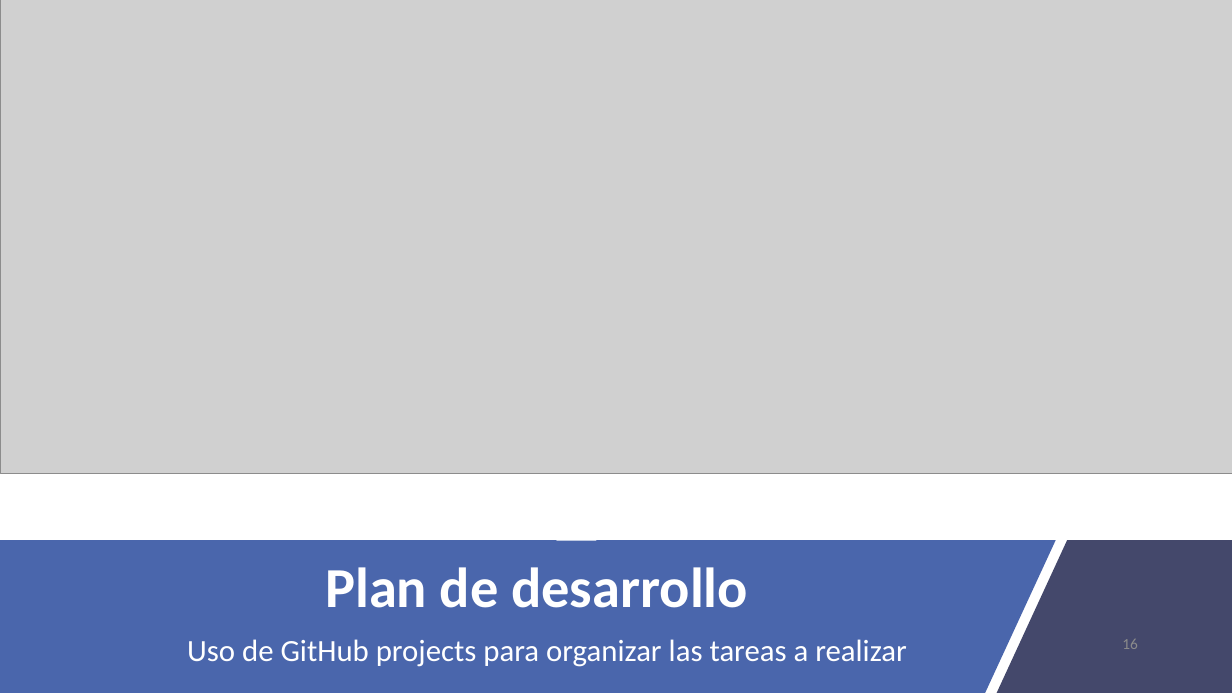
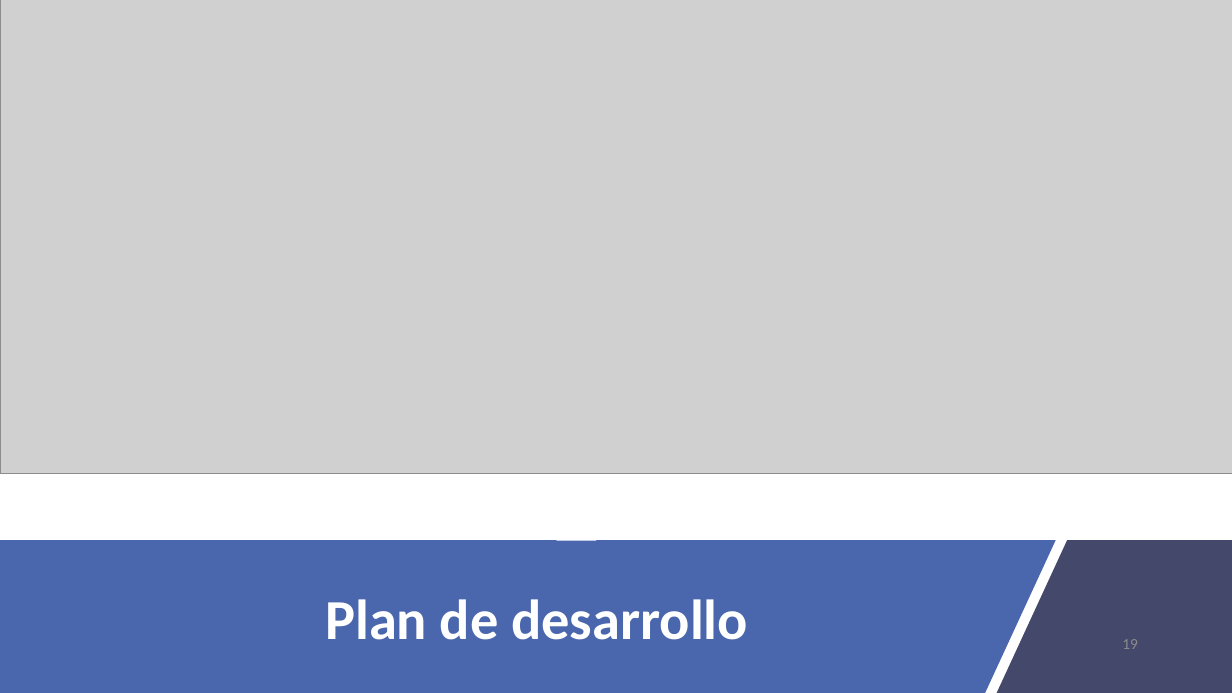
Before and after one commit to VictorIranzo/TFG_Microservices, a slide deck: slide 19 of Trabajo/Presentación/Desarrollo de software basado en microservicios.pptx (slide 16 before the commit). Drawn at 1232x693 pixels with LibreOffice and Linux fonts; fonts in the diff are those of the drawing; grey boxes stand for pictures. Boxes give left, top, right and bottom in pixels: in the first picture for what was removed or moved away, otherwise in the second. Text is boxed around its words. In the diff, an @@ line names an element or a change of style, - is before the commit and + after.

```diff
--- a/Trabajo/Presentación/Desarrollo de software basado en microservicios.pptx
+++ b/Trabajo/Presentación/Desarrollo de software basado en microservicios.pptx
@@ text "Plan de desarrollo": place and size @@
-text "Plan de desarrollo" at (325, 567, 748, 608)
+text "Plan de desarrollo" at (325, 599, 748, 640)
@@ text removed at (187, 639, 907, 667) @@
-Uso de GitHub projects para organizar las tareas a realizar
@@ page number at (1122, 639, 1138, 649): text changed @@
-16
+19
```
Also in this commit, not shown: 11 other slides changed, 5 slides added.
